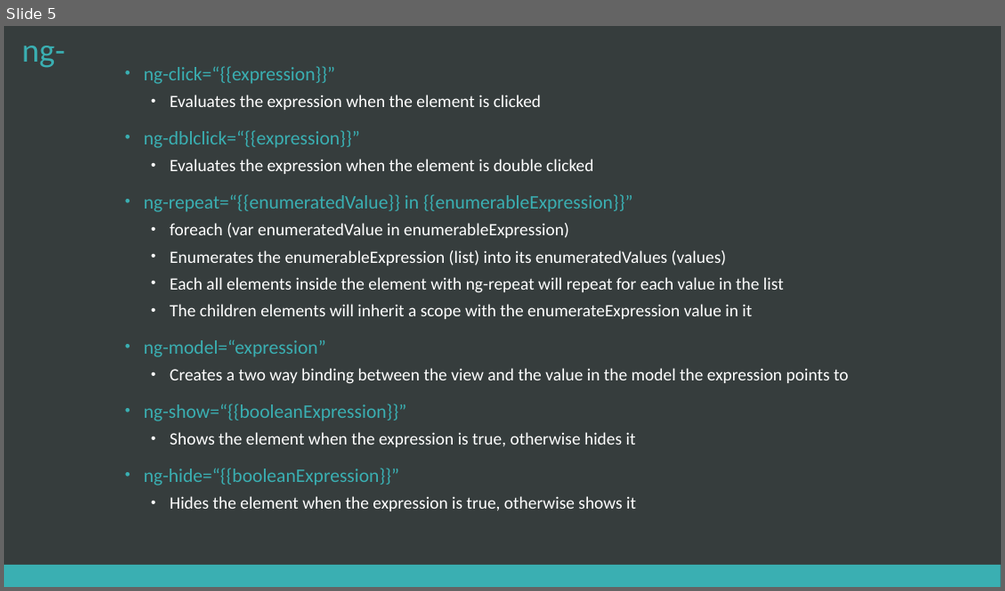
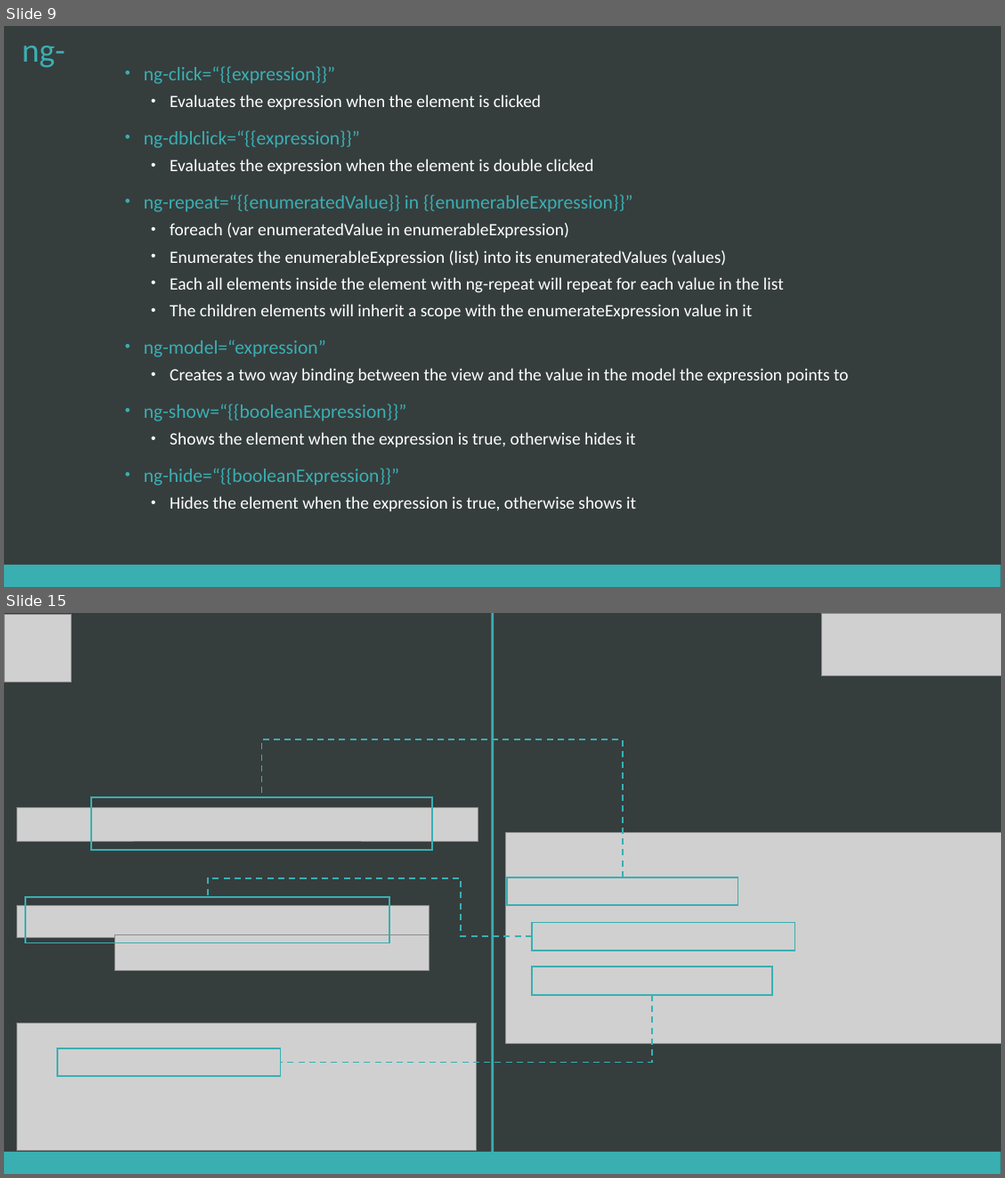
Before and after one commit to chcaru/workshop, a slide deck: workshop2/presentation.pptx. Shown one above the other, each under a label of ours: slide 5 before the commit, slides 9 and 15 after it; the slides between them are not shown. The pictures are 1005x591 and 1005x1178 pixels, drawn with LibreOffice and Linux fonts; fonts in the diff are those of the drawing; grey boxes stand for pictures. Boxes give left, top, right and bottom in pixels: in the first picture for what was removed or moved away, otherwise in the second. Text is boxed around its words. In the diff, an @@ line names an element or a change of style, - is before the commit and + after.

```diff
--- a/workshop2/presentation.pptx
+++ b/workshop2/presentation.pptx
@@ slide 15 added at <box>4,613,1001,1174</box>, background #363D3D; not listed: 1 template element that a slide beside it also shows @@
@@ picture added at <box>4,615,72,682</box> @@
@@ line added from (493, 613) to (493, 1174), #3AAFB2 2.25 pt @@
@@ picture added at <box>821,613,1001,676</box> @@
@@ elbow line added from (623, 877) to (262, 798), #3AAFB2 1.5 pt dashed @@
@@ rectangle added at <box>91,798,432,850</box>, outline #3AAFB2 1.5 pt @@
@@ picture added at <box>16,807,478,841</box> @@
@@ picture added at <box>505,832,1001,1043</box> @@
@@ elbow line added from (532, 936) to (208, 896), #3AAFB2 1.5 pt dashed @@
@@ rectangle added at <box>507,877,738,905</box>, outline #3AAFB2 1.5 pt @@
@@ picture added at <box>16,906,429,938</box> @@
@@ rectangle added at <box>25,896,390,943</box>, outline #3AAFB2 1.5 pt @@
@@ rectangle added at <box>532,923,795,950</box>, outline #3AAFB2 1.5 pt @@
@@ picture added at <box>115,934,429,970</box> @@
@@ rectangle added at <box>532,966,773,995</box>, outline #3AAFB2 1.5 pt @@
@@ elbow line added from (652, 995) to (281, 1062), #3AAFB2 1.5 pt dashed @@
@@ picture added at <box>16,1022,477,1150</box> @@
@@ rectangle added at <box>57,1048,281,1076</box>, outline #3AAFB2 1.5 pt @@
@@ what was slide 5 is now slide 9 @@
```
Also in this commit, not shown: 4 slides changed, 9 other slides added, 6 other files.
